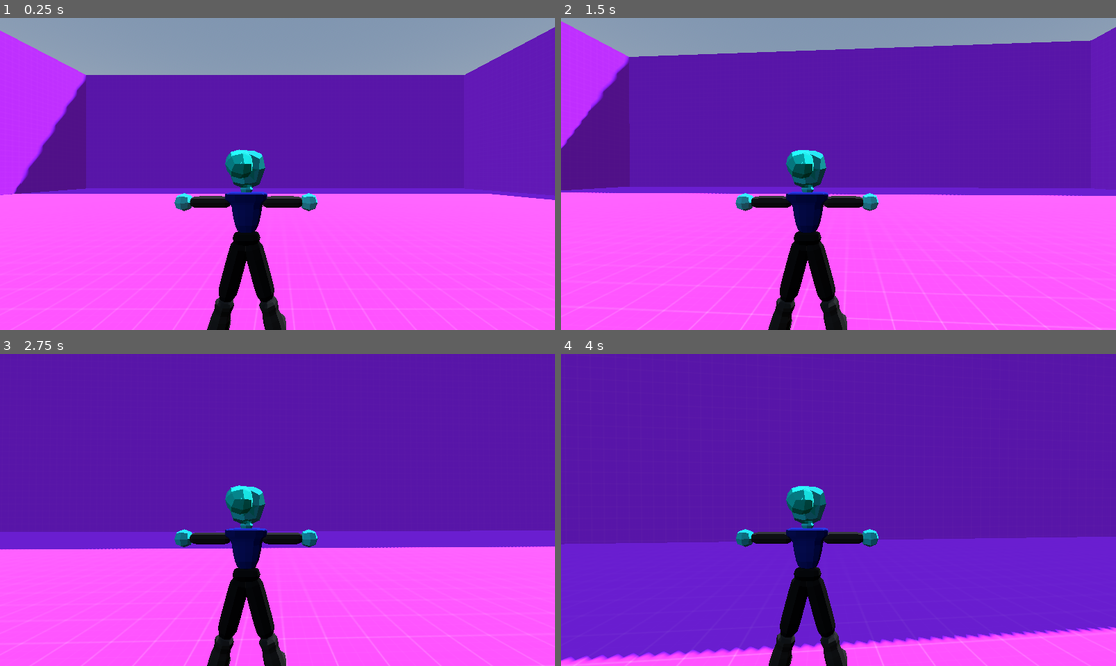
Above: before the commit, frames 1-4 (two rows, left to right).
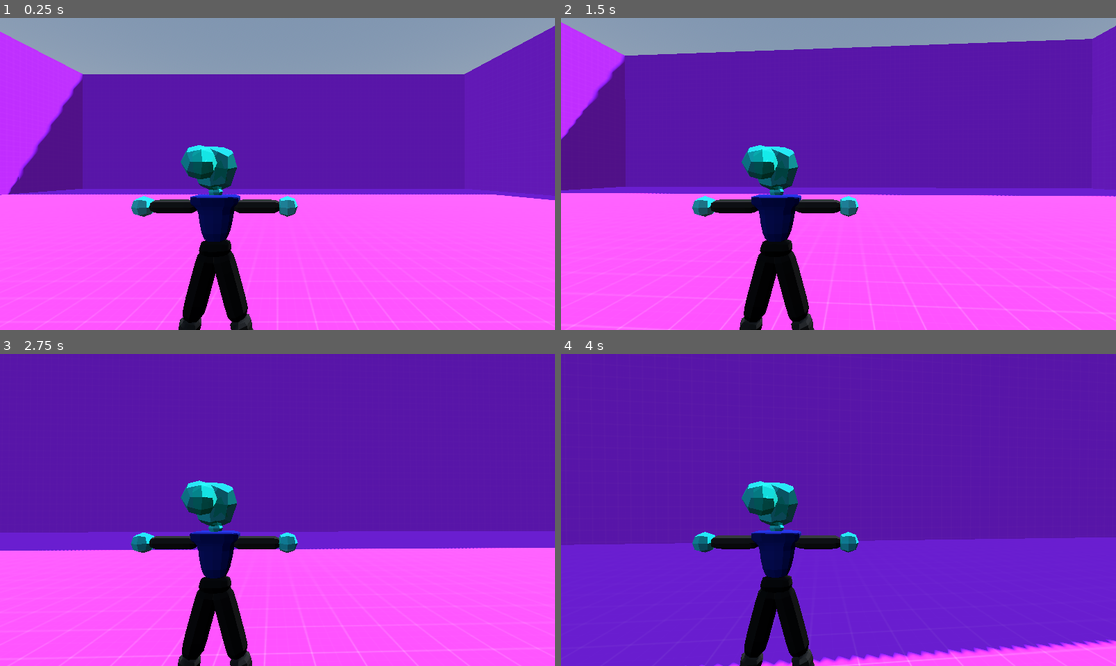
Above: after the commit, the same moments.

Repository: Epic12Terrarian/thirdPersonGame
Game: Godot game, scene res://levels/testLobby.tscn
The game is run twice, just before and just after one commit, with the same random seed, the same clock (stepped at 60 frames per second) and the same inputs.
Inputs (mouse positions are in pixels of both pictures, inside the frame that each line leads up to):
- Up to frame 1 (0.25 s): no input
- Up to frame 2 (1.5 s): tap Enter (ui_accept) at 0.5, 0.77 s; move the mouse to (866, 174) at 0.52 s; hold Right mouse button (aim, bound only after the commit) 0.53-1.28 s; hold W (up) from 0.53 s (still down); move the mouse to (810, 174) at 1.27 s; right-click (810, 174) at 1.35 s
- Up to frame 3 (2.75 s): keep holding W (up); tap Enter (ui_accept) at 1.52 s; move the mouse to (288, 503) at 2.02 s; hold Right mouse button (aim, bound only after the commit) from 2.03 s (still down)
- Up to frame 4 (4 s): keep holding W (up); move the mouse to (832, 516) at 2.77 s; release Right mouse button (aim, bound only after the commit) at 2.78 s; right-click (832, 516) at 2.85 s; tap Enter (ui_accept) at 3.02, 3.77 s; move the mouse to (877, 513) at 3.52 s; hold Right mouse button (aim, bound only after the commit) from 3.53 s (still down)

The runs differ from the first frame. In frame 1, 9.1% of the frame differs, in the area x 0-100%, y 2-100%; in frame 2, 9.5%; in frame 3, 8.4%; in frame 4, 12%, in the area x 0-100%, y 40-100%.

Commit message:
player camera improvements

Diff:
--- a/player/camera.gd
+++ b/player/camera.gd
@@ -20,6 +20,12 @@
 		var mouse_event: Vector2 = event.screen_relative * mouse_sensitivity
 		camera_look(mouse_event)
 
+	if event.is_action_pressed("aim"):
+		pass
+
+	if event.is_action_released("aim"):
+		pass
+
 
 func camera_look(mouse_movement: Vector2) -> void:
 	camera_rotation += mouse_movement
@@ -31,3 +37,7 @@
 	rotate_object_local(Vector3(1,0,0), -camera_rotation.y)
 
 	camera_rotation.y = clamp(camera_rotation.y, -max_y_rotation, max_y_rotation)
+
+
+func enter_aim() -> void:
+	pass
--- a/player/player.tscn
+++ b/player/player.tscn
@@ -5,6 +5,10 @@
 [ext_resource type="Script" uid="uid://d34udxixyd48w" path="res://player/camera.gd" id="2_rkbax"]
 
 [sub_resource type="CapsuleShape3D" id="CapsuleShape3D_sh265"]
+
+[sub_resource type="SphereShape3D" id="SphereShape3D_g1dw6"]
+margin = 0.01
+radius = 0.1
 
 [sub_resource type="SphereShape3D" id="SphereShape3D_rkbax"]
 margin = 0.01
@@ -21,13 +25,18 @@
 mesh = ExtResource("2_g1dw6")
 
 [node name="camera" type="Node3D" parent="." unique_id=591680049 node_paths=PackedStringArray("character")]
-transform = Transform3D(1, 0, 0, 0, 1, 0, 0, 0, 1, 0.049639463, 0.51580596, 0.14432436)
+transform = Transform3D(1, 0, 0, 0, 1, 0, 0, 0, 1, 0, 0.516, 0.144)
 script = ExtResource("2_rkbax")
 character = NodePath("..")
 
-[node name="RearSpringArm3D" type="SpringArm3D" parent="camera" unique_id=1405918412]
-transform = Transform3D(1, 0, 0, 0, 1, 0, 0, 0, 1, 0.23855782, 0, 0)
+[node name="EdgeSpringArm3D" type="SpringArm3D" parent="camera" unique_id=2118331380]
+transform = Transform3D(-4.371139e-08, 0, 1, 0, 1, 0, -1, 0, -4.371139e-08, 0, 0, 0)
+shape = SubResource("SphereShape3D_g1dw6")
+spring_length = 0.5
+
+[node name="RearSpringArm3D" type="SpringArm3D" parent="camera/EdgeSpringArm3D" unique_id=1405918412]
+transform = Transform3D(-4.371139e-08, 0, -1, 0, 1, 0, 1, 0, -4.371139e-08, -1.4901161e-08, 0, 0.23855782)
 shape = SubResource("SphereShape3D_rkbax")
-spring_length = 1.75
+spring_length = 1.5
 
-[node name="Camera3D" type="Camera3D" parent="camera/RearSpringArm3D" unique_id=1183764036]
+[node name="Camera3D" type="Camera3D" parent="camera/EdgeSpringArm3D/RearSpringArm3D" unique_id=1183764036]
--- a/project.godot
+++ b/project.godot
@@ -42,6 +42,11 @@
 "events": [Object(InputEventKey,"resource_local_to_scene":false,"resource_name":"","device":-1,"window_id":0,"alt_press …(192 unchanged characters)…
 ]
 }
+aim={
+"deadzone": 0.2,
+"events": [Object(InputEventMouseButton,"resource_local_to_scene":false,"resource_name":"","device":-1,"window_id":0,"alt_pressed":false,"shift_pressed":false,"ctrl_pressed":false,"meta_pressed":false,"button_mask":2,"position":Vector2(158, 25),"global_position":Vector2(167, 73),"factor":1.0,"button_index":2,"canceled":false,"pressed":true,"double_click":false,"script":null)
+]
+}
 
 [layer_names]
 
